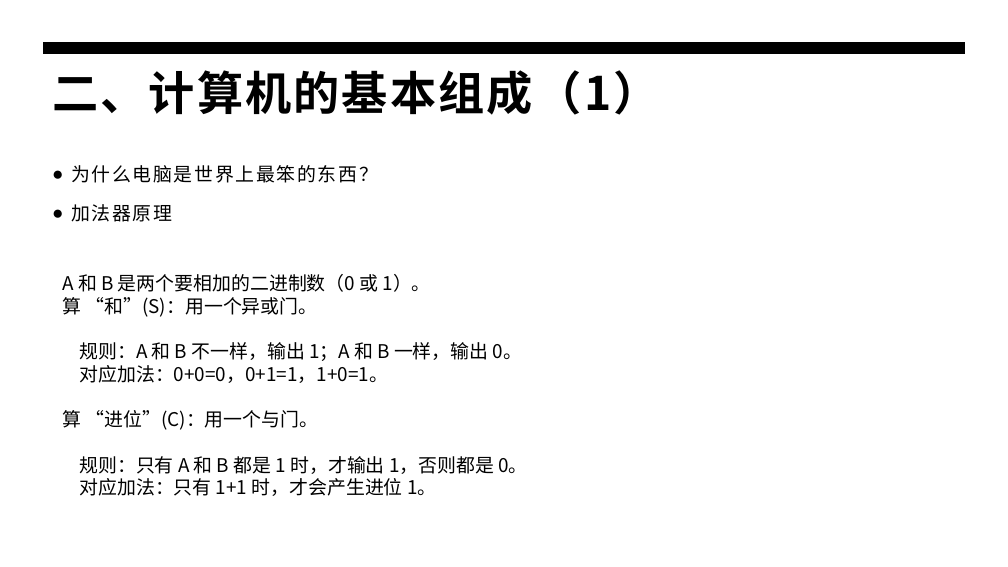
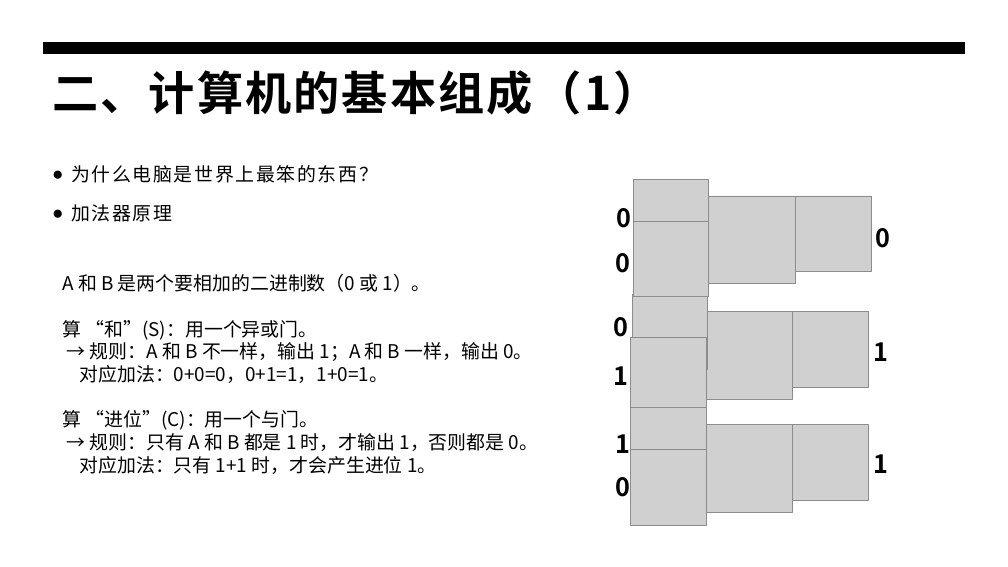
Before and after one commit to panxibei/writing, a slide deck: slide 8 of 44_心理学/21_浥尘伙伴社团独家密训课程：计算机编程开门课/浥尘伙伴社团原创：计算机编程开门课.pptx. Drawn at 1008x567 pixels with LibreOffice and Linux fonts; fonts in the diff are those of the drawing; grey boxes stand for pictures. Boxes give left, top, right and bottom in pixels: in the first picture for what was removed or moved away, otherwise in the second. Text is boxed around its words. In the diff, an @@ line names an element or a change of style, - is before the commit and + after.

```diff
--- a/44_心理学/21_浥尘伙伴社团独家密训课程：计算机编程开门课/浥尘伙伴社团原创：计算机编程开门课.pptx
+++ b/44_心理学/21_浥尘伙伴社团独家密训课程：计算机编程开门课/浥尘伙伴社团原创：计算机编程开门课.pptx
@@ picture added at (634,179,709,255) @@
@@ text added at (617,208,632,228), 24 pt, text #000000, bold @@
+0
@@ picture added at (708,196,796,284) @@
@@ picture added at (796,196,871,271) @@
@@ picture added at (634,221,709,296) @@
@@ text added at (876,228,891,248), 24 pt, text #000000, bold @@
+0
@@ text added at (616,253,631,273), 24 pt, text #000000, bold @@
+0
@@ picture added at (632,294,708,370) @@
@@ text added at (613,317,628,337), 24 pt, text #000000, bold @@
+0
@@ picture added at (706,312,793,400) @@
@@ picture added at (793,312,869,388) @@
@@ text at (90,339,532,361): text changed @@
-规则：A 和 B 不一样，输出 1；A 和 B 一样，输出 0。
+→ 规则：A 和 B 不一样，输出 1；A 和 B 一样，输出 0。
@@ picture added at (631,337,706,413) @@
@@ text added at (873,342,888,361), 24 pt, text #000000, bold @@
+1
@@ text added at (613,366,628,385), 24 pt, text #000000, bold @@
+1
@@ picture added at (631,408,706,483) @@
@@ text at (90,433,538,451): text changed @@
-规则：只有 A 和 B 都是 1 时，才输出 1，否则都是 0。
+→ 规则：只有 A 和 B 都是 1 时，才输出 1，否则都是 0。
@@ text added at (616,427,631,460), 24 pt, text #000000, bold @@
+1
@@ picture added at (706,425,793,513) @@
@@ picture added at (793,425,869,501) @@
@@ text added at (616,471,631,504), 24 pt, text #000000, bold @@
+0
@@ picture added at (631,450,706,526) @@
@@ text added at (873,454,888,473), 24 pt, text #000000, bold @@
+1
```
Also in this commit, not shown: 23 other slides changed, 2 slides added.
